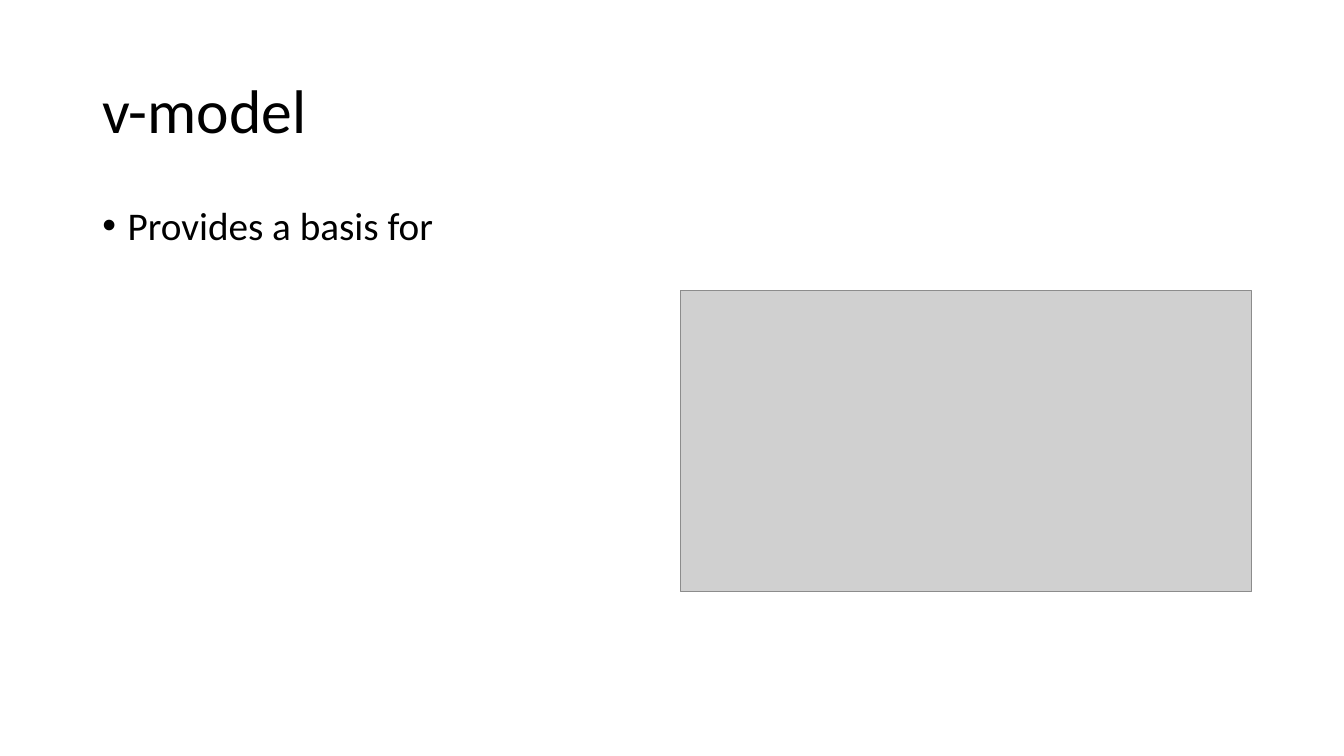
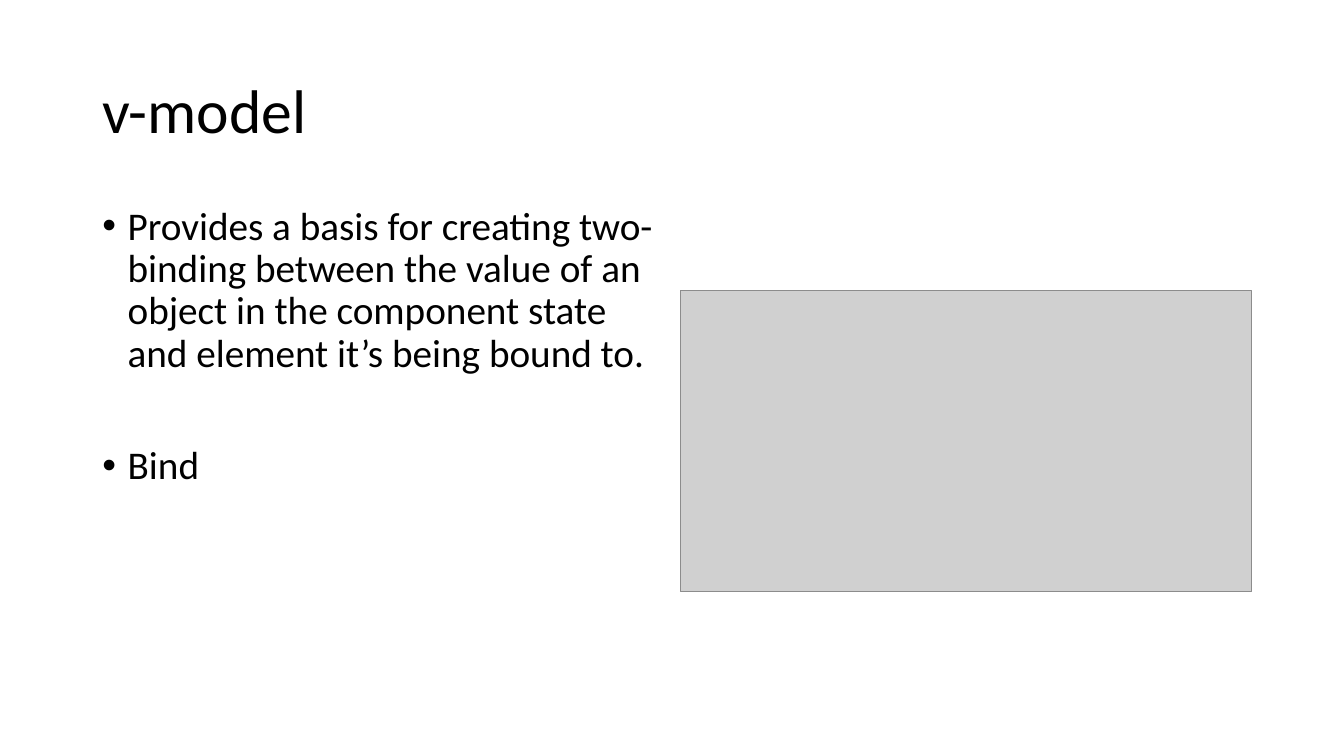
Before and after one commit to 1kevgriff/Workshop-SPA-with-ASPNETCORE-VueJS, a slide deck: slide 14 of Slides/3_VueJS.pptx (slide 15 before the commit). Drawn at 1344x756 pixels with LibreOffice and Linux fonts; fonts in the diff are those of the drawing; grey boxes stand for pictures. Boxes give left, top, right and bottom in pixels: in the first picture for what was removed or moved away, otherwise in the second. Text is boxed around its words. In the diff, an @@ line names an element or a change of style, - is before the commit and + after.

```diff
--- a/Slides/3_VueJS.pptx
+++ b/Slides/3_VueJS.pptx
@@ text at (128, 212, 652, 480): text changed @@
-• Provides a basis for
+• Provides a basis for creating two-binding between the value of an object in the component state and element it’s being bound to.
+• Bind
```
Also in this commit, not shown: 3 other slides changed, 2 slides removed, 23 other files.
